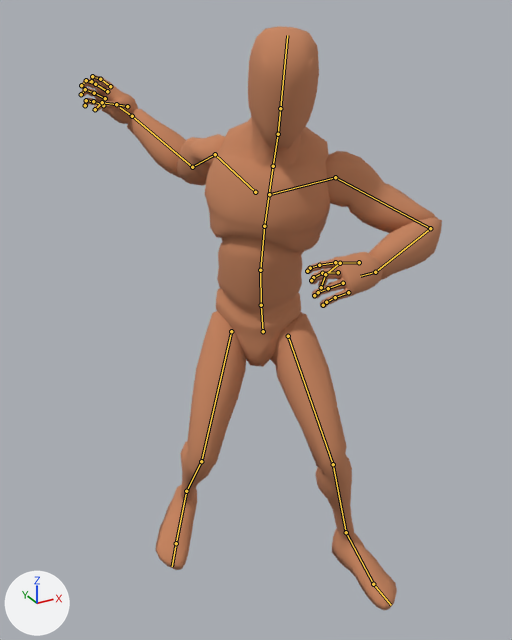
What one commit did to the Blender file rigs/human/activities/animation-human-throw-ball.blend.
Rendered twice from a 50 mm camera at (-1.013, -1.698, 1.751) aimed at (-0.004, 0.135, 0.834). Arrows for +X, +Y and +Z are at lower left; the lights stay in place. The picture after the commit comes second. Both versions are drawn at frame 11 of the action 'Throw Object'; the numbers are the values there. The bones that change, and the others that lie on the model, are drawn over the model as lines.

In view in the first picture: 'Mannequin'.
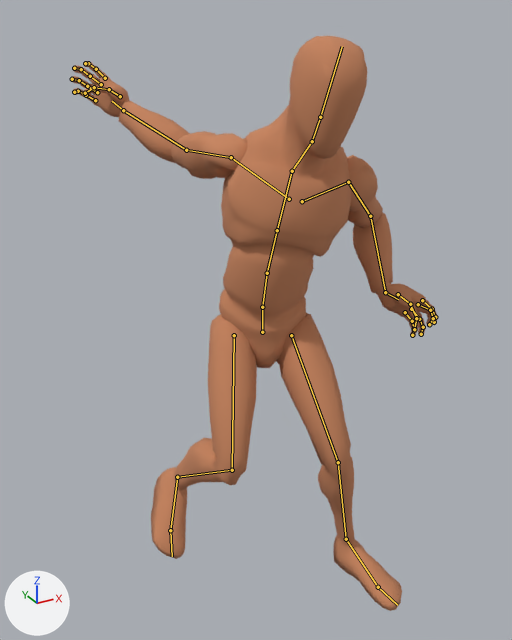
Pixel boxes [x1, y1, x2, y2] of what changed, in the pictures (512 x 640 px):
'Mannequin', posed: before [79, 26, 442, 610]; after [71, 36, 438, 611]

What the commit changed:
Bone 'POLE_Leg_L' (bone_pole_leg_l) moves from (-0.102, -0.035, 0.027) to (-0.073, -0.035, 0.042).
Bone 'CTRL_ILLEG_L' (bone_ctrl_illeg_l) moves from (0.078, -0.229, 0.041) to (0.081, -0.228, 0.013).
Bone 'CTRL_ILLEG_L' (bone_ctrl_illeg_l) turns from (10, 1, 5) to (2, 0, 8) degrees about its own x, y and z.
Bone 'POLE_Leg_R' (bone_pole_leg_r) moves from (-0.218, -0.285, 0.054) to (-0.133, -0.286, 0.08).
Bone 'CTRL_ILLEG_R' (bone_ctrl_illeg_r) moves from (-0.144, 0.18, 0.088) to (-0.176, 0.176, 0.16).
Bone 'CTRL_ILLEG_R' (bone_ctrl_illeg_r) turns from (16, 14, -28) to (36, 20, -6) degrees about its own x, y and z.
Bone 'CTRL_Arm_L' (bone_ctrl_arm_l) moves from (0.306, -0.439, -0.684) to (0.488, -0.191, -0.436).
Bone 'CTRL_Arm_L' (bone_ctrl_arm_l) turns from (176, -1, 51) to (-11, 37, -53) degrees about its own x, y and z.
Bone 'CTRL_Arm_R' (bone_ctrl_arm_r) moves from (-0.025, 0.549, -0.545) to (0.003, 0.504, -0.503).
Bone 'CTRL_Arm_R' (bone_ctrl_arm_r) turns from (16, 48, 63) to (35, 49, 93) degrees about its own x, y and z.
Bone 'DRV_f_index_03_R' (bone_drv_f_index_03_r) turns from (66, 0, -6) to (57, 2, -6) degrees about its own x, y and z.
Bone 'DRV_f_middle_02_R' (bone_drv_f_middle_02_r) turns from (22, 1, -6) to (19, 1, -5) degrees about its own x, y and z.
Bone 'DRV_f_middle_03_R' (bone_drv_f_middle_03_r) turns from (62, -4, -7) to (50, -3, -5) degrees about its own x, y and z.
Bone 'DRV_f_pinky_03_R' (bone_drv_f_pinky_03_r) turns from (62, -5, -7) to (50, -3, -6) degrees about its own x, y and z.
Bone 'DRV_f_Ring_02_R' (bone_drv_f_ring_02_r) turns from (22, 1, -6) to (19, 2, -5) degrees about its own x, y and z.
Bone 'DRV_f_Ring_03_R' (bone_drv_f_ring_03_r) turns from (62, -3, -6) to (50, -2, -5) degrees about its own x, y and z.
Bone 'DRV_thumb_03_R' (bone_drv_thumb_03_r) turns from (33, -10, -28) to (28, -5, -15) degrees about its own x, y and z.
Bone 'POLEARM_L' (bone_polearm_l) moves from (0.505, -0.884, 0.055) to (0.287, -0.25, -0.098).
Bone 'CTRL_Hips' (bone_ctrl_hips) moves from (-0.014, 0.029, -0.101) to (-0.014, 0.029, -0.104).
Bone 'CTRL_Hips' (bone_ctrl_hips) turns from (0, -2, -42) to (3, -1, -29) degrees about its own x, y and z.
Bone 'DRV_spine.001' (bone_drv_spine_001) turns from (4, 0, -3) to (3, 3, -5) degrees about its own x, y and z.
Bone 'DRV_spine_002' (bone_drv_spine_002) turns from (4, 0, -3) to (4, 4, -5) degrees about its own x, y and z.
Bone 'DRV_spine.003' (bone_drv_spine_003) turns from (5, 0, -2) to (4, 2, -3) degrees about its own x, y and z.
Bone 'DRV_neck' (bone_drv_neck) turns from (-3, 15, -7) to (-2, 13, -5) degrees about its own x, y and z.
